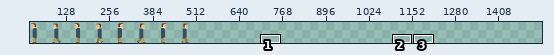
File history of a sprite sheet, img/person.png. Above, an overview of the earlier version with the close-up marked.
Close-up. Before:
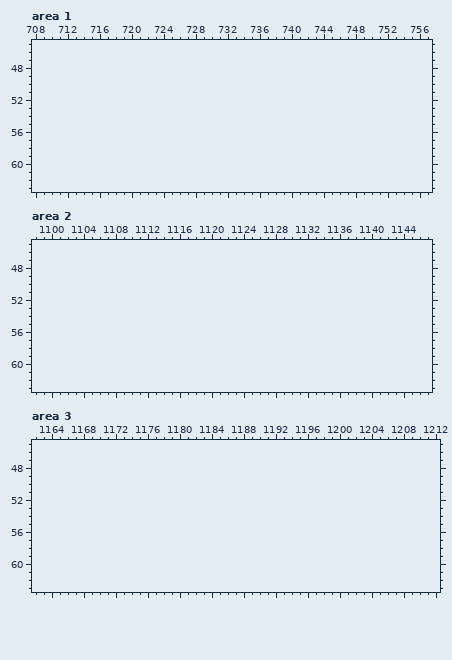
The file is 512x64 pixels. Shown: area 1: x 708..757, y 45..63; area 2: x 1098..1147, y 45..63; area 3: x 1162..1212, y 45..63. The old version is drawn lined up with the new one, on the new canvas. The wide view leaves out empty margins. The commit also changed other parts of the picture, which this record leaves out.
After:
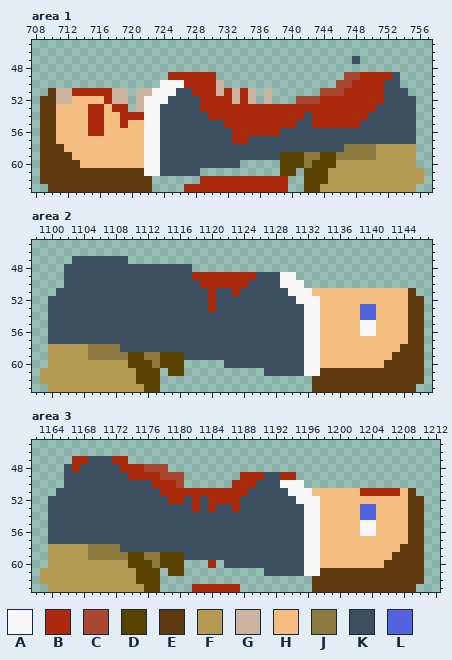
Palette (. is transparent): A #f7f7f7  B #ac2b0f  C #ab4832  D #5a4300  E #603a0f  F #b49b51  G #ccb4a1  H #f6bf82  J #8e7b40  K #3b4e60  L #5262db
Diff:
canvas 512x64 -> 1536x64
Area 1:
y 47: x 748 . -> K
y 49: x 725..730 ...... -> BBBBBB; x 747..753 ....... -> CCBBBBK
y 50: x 724..731 ........ -> AAABBBBG; x 746..753 ........ -> CCBBBBKK
y 51: x 710..719 .......... -> EGGBBBBBGG; x 721..735 ............... -> GGAAAKKBBBGBGBG; x 737 . -> G; x 744..754 ........... -> CCCBBBBBKKK
y 52: x 709..719 ........... -> EEGGHHHHBGG; x 721..735 ............... -> GAAAKKKKBBBBGBG; x 737 . -> G; x 741..755 ............... -> CCCBBBBBBBBKKKK
y 53: x 709..719 ........... -> EEHHHHBBHBB; x 721..755 ................................... -> GAAKKKKKBBBBBBBBBBBBBBBBBBBBBBKKKKK
y 54: x 709..755 ............................................... -> EEHHHHBBHHBBBAAKKKKKKBBBBBBBBBBBBKBBBBBBBKKKKKK
y 55: x 709..755 ............................................... -> EEHHHHBBHHBHHAAKKKKKKKKBBBBBBBBBKKBBBBBBKKKKKKK
y 56: x 709..755 ............................................... -> EEHHHHBBHHHHHAAKKKKKKKKKBBBBBBKKKKKKKKKKKKKKKKK
y 57: x 709..755 ............................................... -> EEHHHHHHHHHHHAAKKKKKKKKKBBKKKKKKKKKKKKKKKKKKKKK
y 58: x 709..755 ............................................... -> EEEHHHHHHHHHHAAKKKKKKKKKKKKKKKKKKKKKKKJJJJFFFFF
y 59: x 709..755 ............................................... -> EEEEHHHHHHHHHAAKKKKKKKKKKKKKKKDDDJJDDJJJJJFFFFF
y 60: x 709..733 ......................... -> EEEEEHHHHHHHHAAKKKKKKKKKK; x 739..755 ................. -> DDDJDDDFFFFFFFFFF
y 61: x 709..728 .................... -> EEEEEEEEEEEEEAAKKKKK; x 739..740 .. -> DD; x 742..756 ............... -> DDDFFFFFFFFFFFF
y 62: x 709..722 .............. -> EEEEEEEEEEEEEE; x 729..739 ........... -> BBBBBBBBBBB; x 742..756 ............... -> DDDFFFFFFFFFFFF
y 63: x 710..722 ............. -> EEEEEEEEEEEEE; x 727..739 ............. -> BBBBBBBBBBBBB; x 742..755 .............. -> DDFFFFFFFFFFFF
Area 2:
y 47: x 1103..1109 ....... -> KKKKKKK
y 48: x 1102..1117 ................ -> KKKKKKKKKKKKKKKK
y 49: x 1102..1130 ............................. -> KKKKKKKKKKKKKKKKBBBBBBBBKKKAA
y 50: x 1102..1131 .............................. -> KKKKKKKKKKKKKKKKKBBBBBBKKKKAAA
y 51: x 1101..1145 ............................................. -> KKKKKKKKKKKKKKKKKKKBKKBKKKKKKAAAHHHHHHHHHHHHE
y 52: x 1100..1146 ............................................... -> KKKKKKKKKKKKKKKKKKKKBKKKKKKKKKKAAAHHHHHHHHHHHEE
y 53: x 1100..1146 ............................................... -> KKKKKKKKKKKKKKKKKKKKBKKKKKKKKKKKAAHHHHHLLHHHHEE
y 54: x 1100..1146 ............................................... -> KKKKKKKKKKKKKKKKKKKKKKKKKKKKKKKKAAHHHHHLLHHHHEE
y 55..56: x 1100..1146 ............................................... -> KKKKKKKKKKKKKKKKKKKKKKKKKKKKKKKKAAHHHHHAAHHHHEE
y 57: x 1100..1146 ............................................... -> KKKKKKKKKKKKKKKKKKKKKKKKKKKKKKKKAAHHHHHHHHHHHEE
y 58: x 1100..1146 ............................................... -> FFFFFJJJJKKKKKKKKKKKKKKKKKKKKKKKAAHHHHHHHHHHEEE
y 59: x 1100..1146 ............................................... -> FFFFFJJJJJDDJJDDDKKKKKKKKKKKKKKKAAHHHHHHHHHEEEE
y 60: x 1100..1116 ................. -> FFFFFFFFFFDDDJDDD; x 1122..1146 ......................... -> KKKKKKKKKKAAHHHHHHHHEEEEE
y 61: x 1099..1113 ............... -> FFFFFFFFFFFFDDD; x 1115..1116 .. -> DD; x 1127..1146 .................... -> KKKKKAAEEEEEEEEEEEEE
y 62: x 1099..1113 ............... -> FFFFFFFFFFFFDDD; x 1133..1146 .............. -> EEEEEEEEEEEEEE
y 63: x 1100..1113 .............. -> FFFFFFFFFFFFDD; x 1133..1145 ............. -> EEEEEEEEEEEEE
Area 3:
y 47: x 1167..1173 ....... -> BBKKKBB
y 48: x 1166..1178 ............. -> KBKKKKKBBBCCC
y 49: x 1166..1180 ............... -> KKKKKKKKBBBBCCC; x 1188..1194 ....... -> BBBKKBB
y 50: x 1166..1180 ............... -> KKKKKKKKKKKBBBC; x 1187..1195 ......... -> BBBKKKAAA
y 51: x 1165..1209 ............................................. -> KKKKKKKKKKKKKBBBBBBBBBBBKKKKKAAAHHHHHHBBBBBHE
y 52: x 1164..1210 ............................................... -> KKKKKKKKKKKKKKKBBKBKBBBBKKKKKKKAAAHHHHHHHHHHHEE
y 53: x 1164..1210 ............................................... -> KKKKKKKKKKKKKKKKKKBKBKKBKKKKKKKKAAHHHHHLLHHHHEE
y 54: x 1164..1210 ............................................... -> KKKKKKKKKKKKKKKKKKKKKKKKKKKKKKKKAAHHHHHLLHHHHEE
y 55..56: x 1164..1210 ............................................... -> KKKKKKKKKKKKKKKKKKKKKKKKKKKKKKKKAAHHHHHAAHHHHEE
y 57: x 1164..1210 ............................................... -> KKKKKKKKKKKKKKKKKKKKKKKKKKKKKKKKAAHHHHHHHHHHHEE
y 58: x 1164..1210 ............................................... -> FFFFFJJJJKKKKKKKKKKKKKKKKKKKKKKKAAHHHHHHHHHHEEE
y 59: x 1164..1210 ............................................... -> FFFFFJJJJJDDJJDDDKKKKKKKKKKKKKKKAAHHHHHHHHHEEEE
y 60: x 1164..1180 ................. -> FFFFFFFFFFDDDJDDD; x 1184 . -> B; x 1186..1210 ......................... -> KKKKKKKKKKAAHHHHHHHHEEEEE
y 61: x 1163..1177 ............... -> FFFFFFFFFFFFDDD; x 1179..1180 .. -> DD; x 1191..1210 .................... -> KKKKKAAEEEEEEEEEEEEE
y 62: x 1163..1177 ............... -> FFFFFFFFFFFFDDD; x 1197..1210 .............. -> EEEEEEEEEEEEEE
y 63: x 1164..1177 .............. -> FFFFFFFFFFFFDD; x 1182..1187 ...... -> BBBBBB; x 1197..1209 ............. -> EEEEEEEEEEEEE
Boxes around the changes in both close-ups, in picture pixels (x1, y1, x2, y2):
added: (40, 56, 424, 192)
added: (40, 256, 424, 392)
added: (40, 456, 424, 592)
